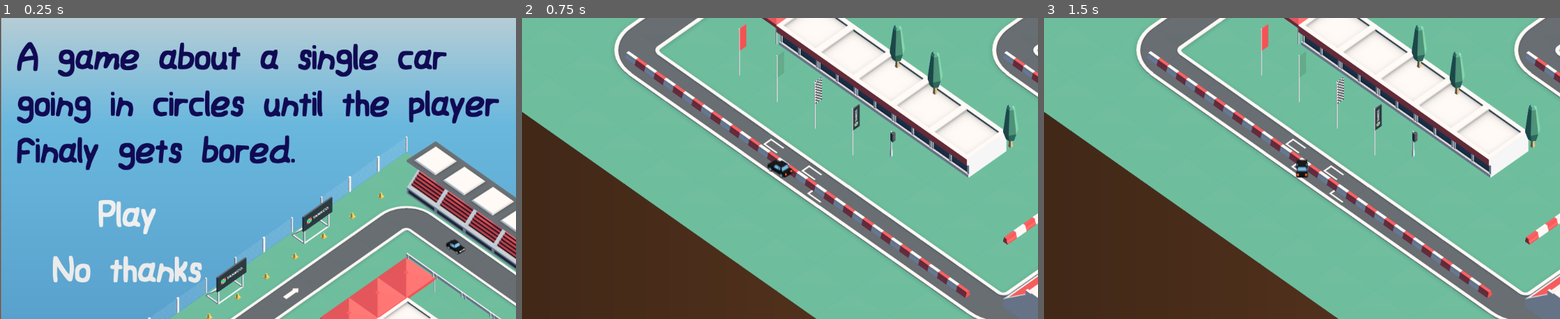
Above: before the commit, frames 1-3 (left to right).
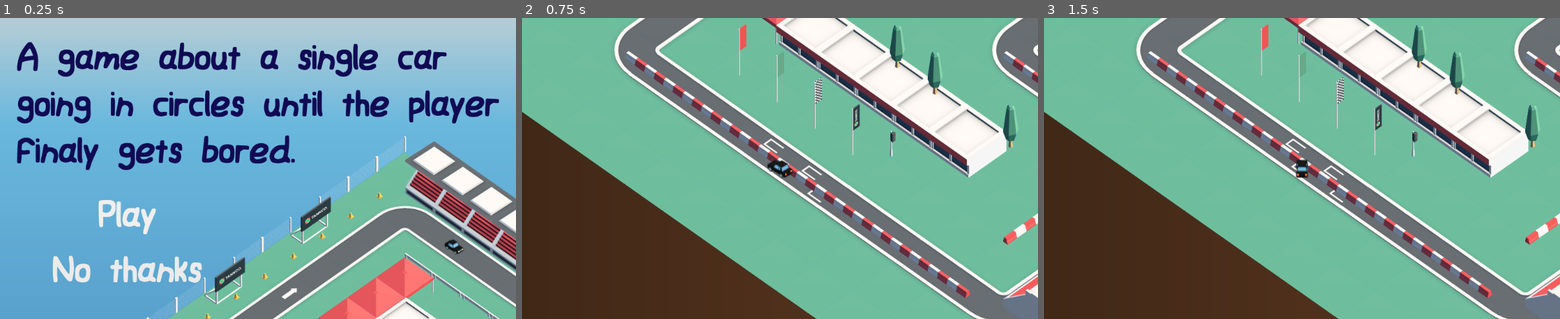
Above: after the commit, the same moments.

Repository: groud/CarGoingInCircles
Game: Godot game, scene res://menu/MainMenu.tscn
Two runs of this game, one before a commit and one after it. Both use one fixed random seed, a clock stepped at 60 frames per second and the inputs below. Sound files missing from this copy of the repository are replaced by a short silence.
Inputs:
- Up to frame 1 (0.25 s): no input
- Up to frame 2 (0.75 s): click "Play" at 0.5 s
- Up to frame 3 (1.5 s): tap Enter at 1.25 s; hold Right (ui_right) from 1.28 s (still down)

The runs differ from the first frame. In frame 1, 5.8% of the frame differs, in the area x 0-100%, y 0-100%; in frame 2, nothing differs; in frame 3, nothing differs.

Commit message:
Fix background problem on main menu

Diff:
--- a/menu/MainMenu.tscn
+++ b/menu/MainMenu.tscn
@@ -12,7 +12,7 @@
 
 [node name="background" type="Sprite" parent="." index="0"]
 
-position = Vector2( 679.28, 414.682 )
+position = Vector2( 676.28, 414.682 )
 scale = Vector2( 0.757925, 0.757925 )
 texture = ExtResource( 2 )
 
